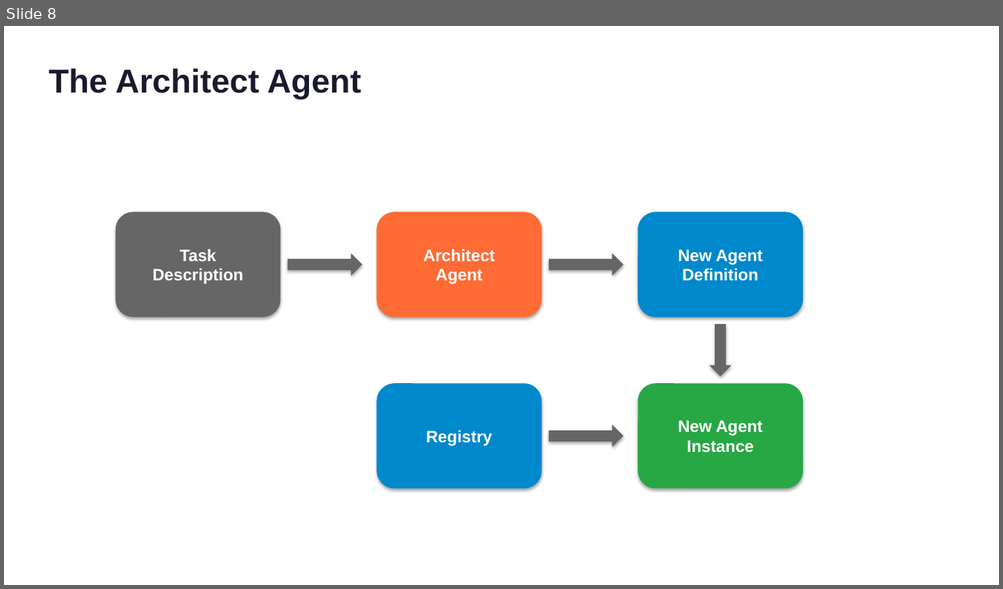
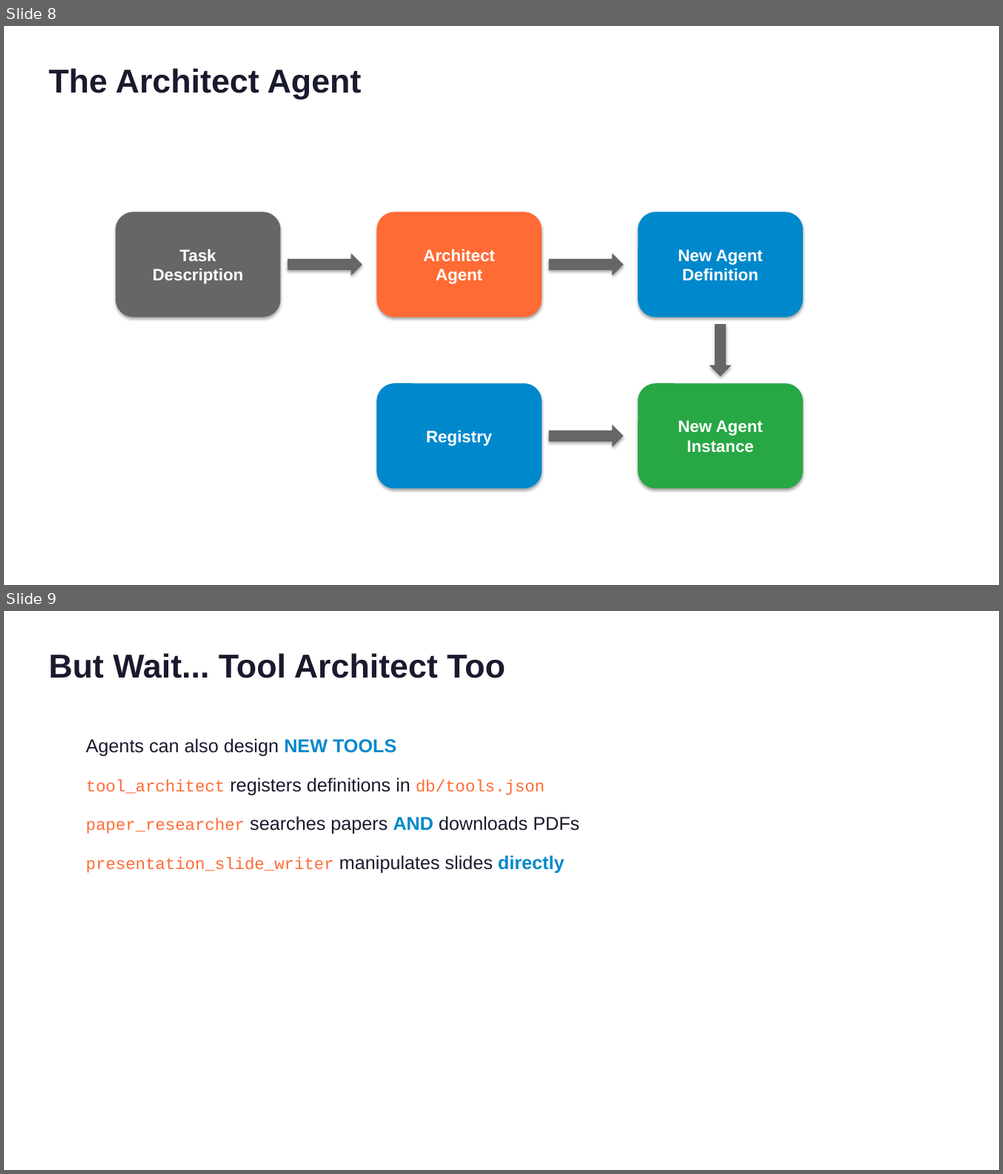
Before and after one commit to RPirruccio/lightning-agents, a slide deck: presentation/output/lightning-agents.pptx. Shown one above the other, each under a label of ours: slide 8 before the commit, slides 8 and 9 after it. The pictures are 1003x589 and 1003x1174 pixels, drawn with LibreOffice and Linux fonts; fonts in the diff are those of the drawing. Boxes give left, top, right and bottom in pixels: in the first picture for what was removed or moved away, otherwise in the second. Text is boxed around its words. In the diff, an @@ line names an element or a change of style, - is before the commit and + after.

```diff
--- a/presentation/output/lightning-agents.pptx
+++ b/presentation/output/lightning-agents.pptx
@@ slide 9 added at box(4, 611, 999, 1170), background #FFFFFF @@
@@ text added at box(48, 653, 505, 678), 32 pt, text #1A1A2E, bold @@
+But Wait... Tool Architect Too
@@ text added at box(86, 738, 580, 873), 18 pt, text #1A1A2E @@
+Agents can also design NEW TOOLS
+tool_architect registers definitions in db/tools.json
+paper_researcher searches papers AND downloads PDFs
+presentation_slide_writer manipulates slides directly
```
Also in this commit, not shown: 2 slides changed, 3 other slides added, 4 slides removed, 18 other files.
